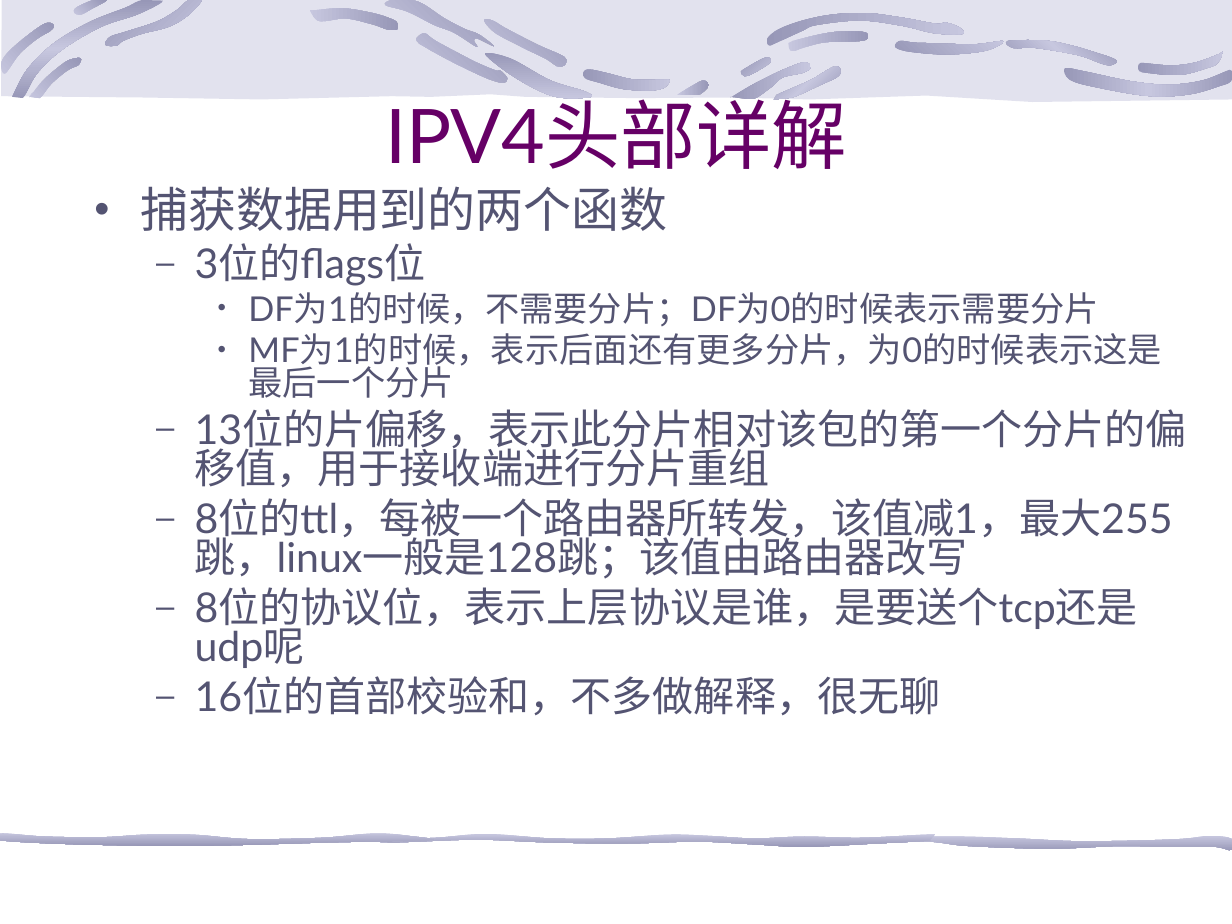
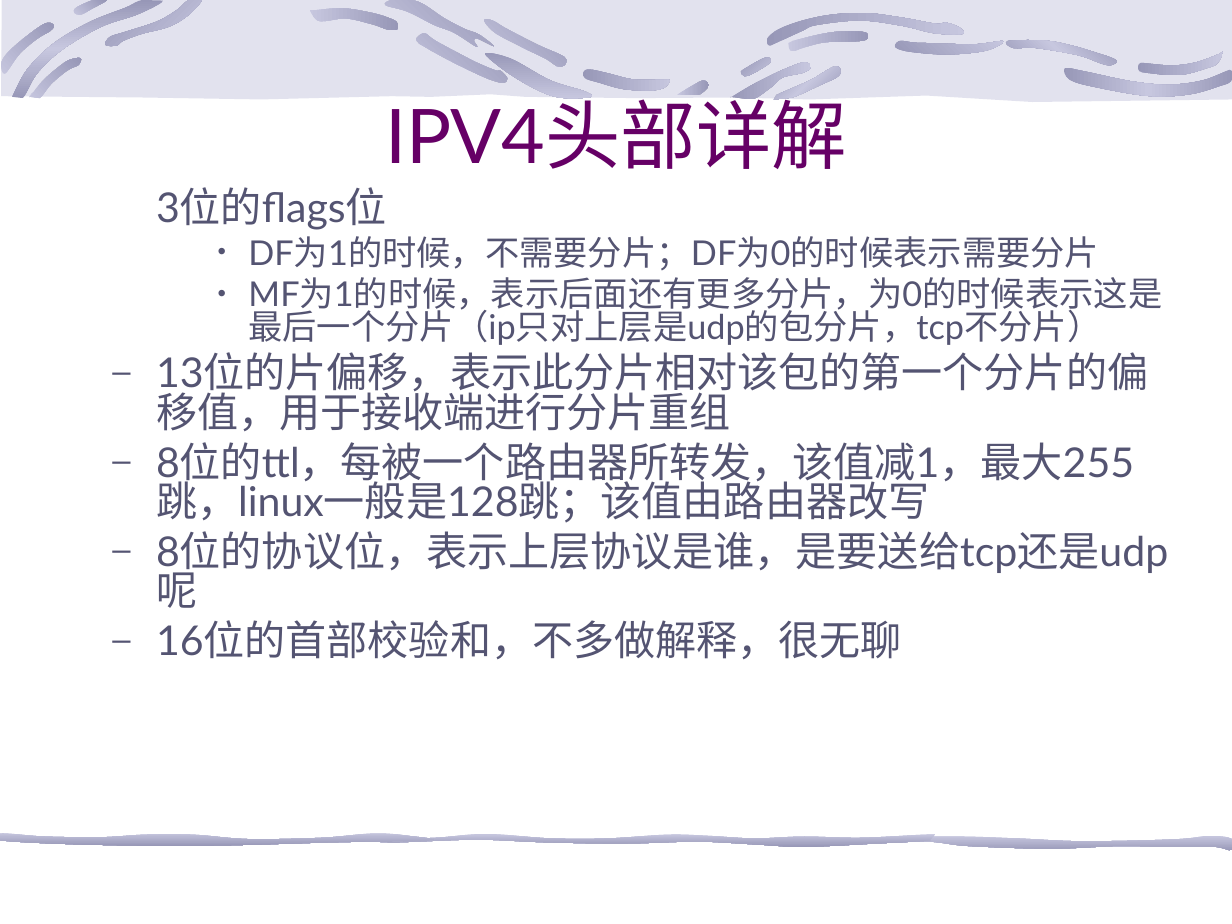
Before and after one commit to 13242084001/shell, a slide deck: slide 18 of 网络知识.ppt (slide 17 before the commit). Drawn at 1232x924 pixels with LibreOffice and Linux fonts; fonts in the diff are those of the drawing; background and template pictures are left out. Boxes give left, top, right and bottom in pixels: in the first picture for what was removed or moved away, otherwise in the second. Text is boxed around its words. In the diff, an @@ line names an element or a change of style, - is before the commit and + after.

Commit message:
ppt

```diff
--- a/网络知识.ppt
+++ b/网络知识.ppt
@@ text at [141, 186, 667, 231]: paragraph removed @@
-• 捕获数据用到的两个函数
@@ text at [156, 187, 1148, 659]: bullet – to none; indent changed @@
@@ text at [248, 277, 1162, 345]: text changed @@
-    • MF为1的时候，表示后面还有更多分片，为0的时候表示这是最后一个分片
+    • MF为1的时候，表示后面还有更多分片，为0的时候表示这是最后一个分片（ip只对上层是udp的包分片，tcp不分片）
@@ text at [156, 531, 1168, 574]: text changed @@
-  – 8位的协议位，表示上层协议是谁，是要送个tcp还是udp呢
+  – 8位的协议位，表示上层协议是谁，是要送给tcp还是udp呢
```
Also in this commit, not shown: 6 other slides changed, 12 slides added, 44 slides removed.
